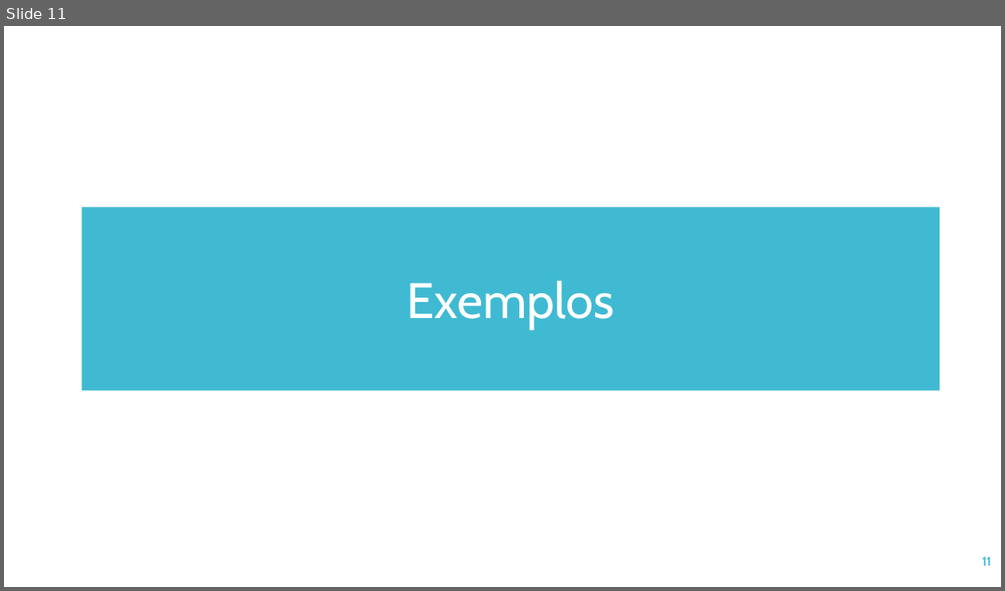
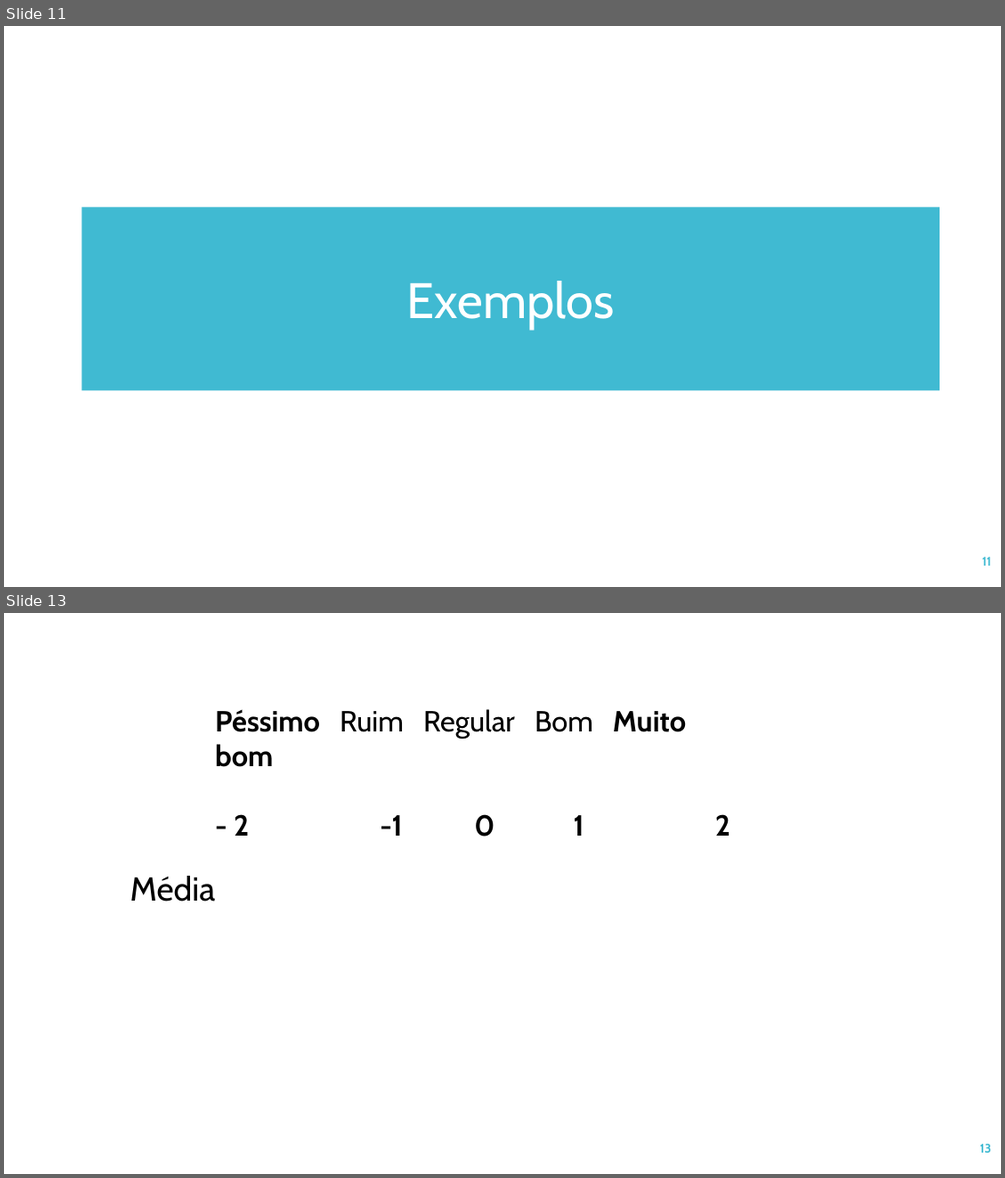
Before and after one commit to victorgalcantara/R-Introduction, a slide deck: A05 - Visualize/A05 - Visualize.pptx. Shown one above the other, each under a label of ours: slide 11 before the commit, slides 11 and 13 after it; the slides between them are not shown. The pictures are 1005x591 and 1005x1178 pixels, drawn with LibreOffice and Linux fonts; fonts in the diff are those of the drawing. Boxes give left, top, right and bottom in pixels: in the first picture for what was removed or moved away, otherwise in the second. Text is boxed around its words. In the diff, an @@ line names an element or a change of style, - is before the commit and + after.

```diff
--- a/A05 - Visualize/A05 - Visualize.pptx
+++ b/A05 - Visualize/A05 - Visualize.pptx
@@ slide 13 added at [4,613,1001,1174], background #FFFFFF @@
@@ text added at [215,709,730,836], 28 pt, text #000000, bold @@
+Péssimo Ruim Regular Bom Muito bom
+- 2 -1 0 1 2
@@ text added at [130,876,216,901], 32 pt, text #000000 @@
+Média
@@ page number added at [979,1143,991,1152], 12 pt, text #40BAD2, bold @@
+13
```
Also in this commit, not shown: 2 other slides added, 1 slide removed, 11 other files.
